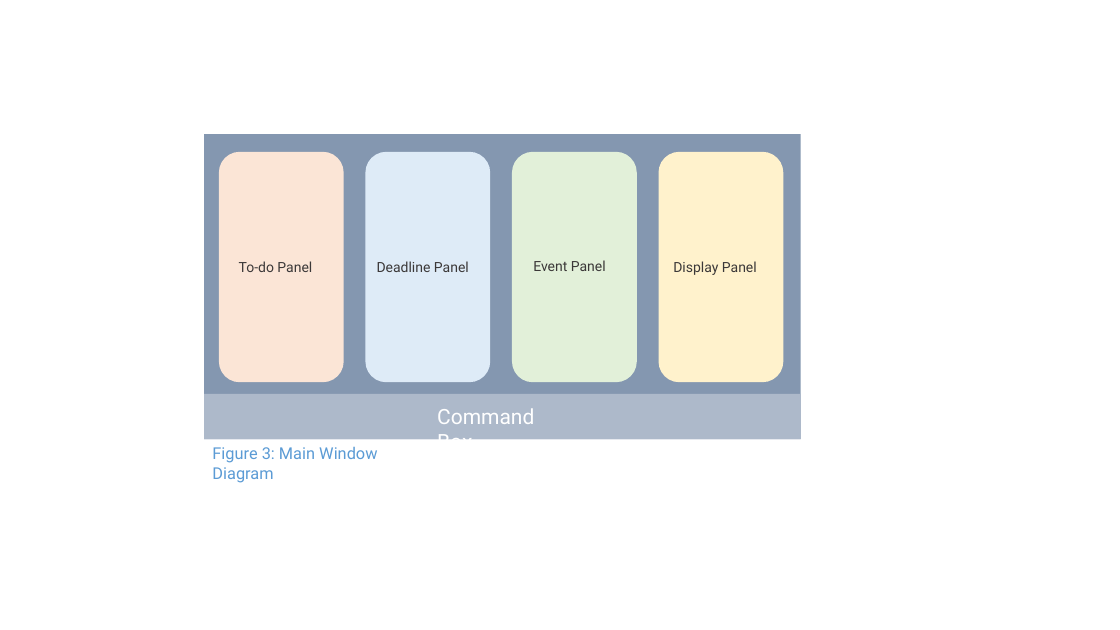
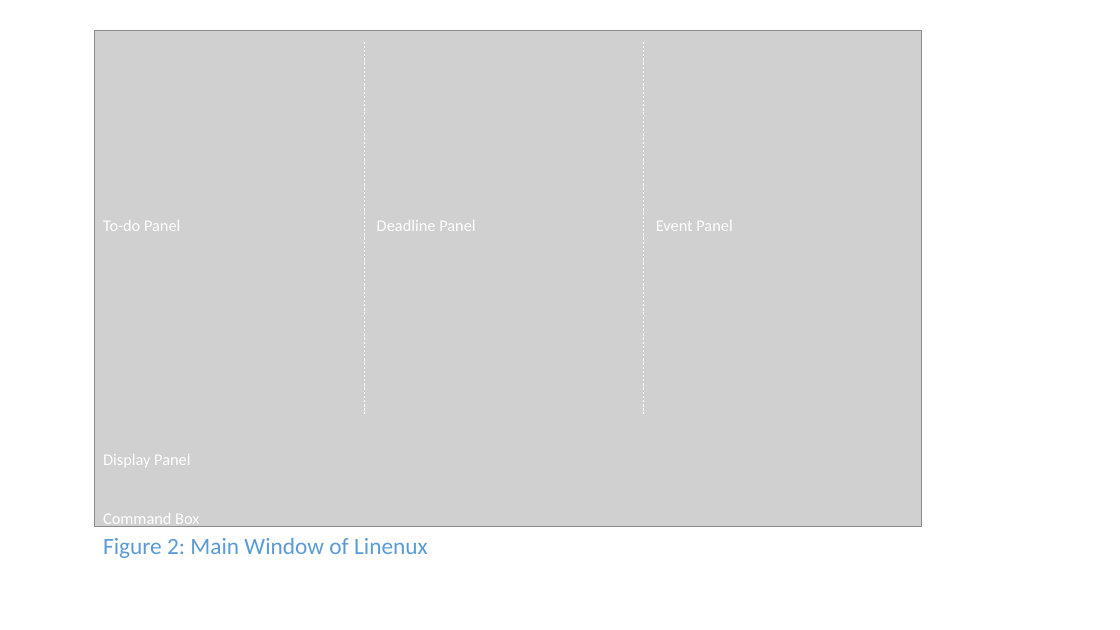
Before and after one commit to CS2103AUG2016-W11-C1/main, a slide deck: slide 2 of doc/UserGuide.pptx (slide 3 before the commit). Drawn at 1120x630 pixels with LibreOffice and Linux fonts; fonts in the diff are those of the drawing; grey boxes stand for pictures. Boxes give left, top, right and bottom in pixels: in the first picture for what was removed or moved away, otherwise in the second. Text is boxed around its words. In the diff, an @@ line names an element or a change of style, - is before the commit and + after.

Commit message:
fix figure 1 and 2

```diff
--- a/doc/UserGuide.pptx
+++ b/doc/UserGuide.pptx
@@ picture added at (95, 31, 922, 528) @@
@@ line added from (365, 42) to (365, 414), #FFFFFF 0.5 pt dashed @@
@@ line added from (644, 42) to (644, 414), #FFFFFF 0.5 pt dashed @@
@@ group removed at (204, 134, 801, 439): 4 rounded rectangles, 2 rectangles @@
@@ text "To-do Panel": place and size @@
-text "To-do Panel" at (239, 261, 312, 272)
+text "To-do Panel" at (103, 220, 180, 231)
@@ text "Deadline Panel": place and size @@
-text "Deadline Panel" at (377, 261, 469, 272)
+text "Deadline Panel" at (377, 220, 475, 231)
@@ text "Event Panel": place and size @@
-text "Event Panel" at (533, 260, 606, 271)
+text "Event Panel" at (656, 221, 732, 231)
@@ size 12 to 14 pt, font Roboto to Calibri, text colour #3B3838 to #FFFFFF in 4 elements at (377, 220, 475, 231), (656, 221, 732, 231), (103, 220, 180, 231), (103, 454, 190, 466) @@
@@ text "Display Panel": place and size @@
-text "Display Panel" at (673, 261, 757, 275)
+text "Display Panel" at (103, 454, 190, 466)
@@ text "Command Box": place and size @@
-text "Command Box" at (437, 408, 534, 439)
+text "Command Box" at (103, 513, 199, 529)
@@ text "Command Box" at (103, 513, 199, 529): size 18 to 14 pt, font Roboto to Calibri @@
@@ text at (103, 538, 428, 558): text changed; size 14 to 20 pt; font Roboto to Calibri @@
-Figure 3: Main Window Diagram
+Figure 2: Main Window of Linenux
```
Also in this commit, not shown: 1 other slide changed, 1 slide removed, 18 other files.
